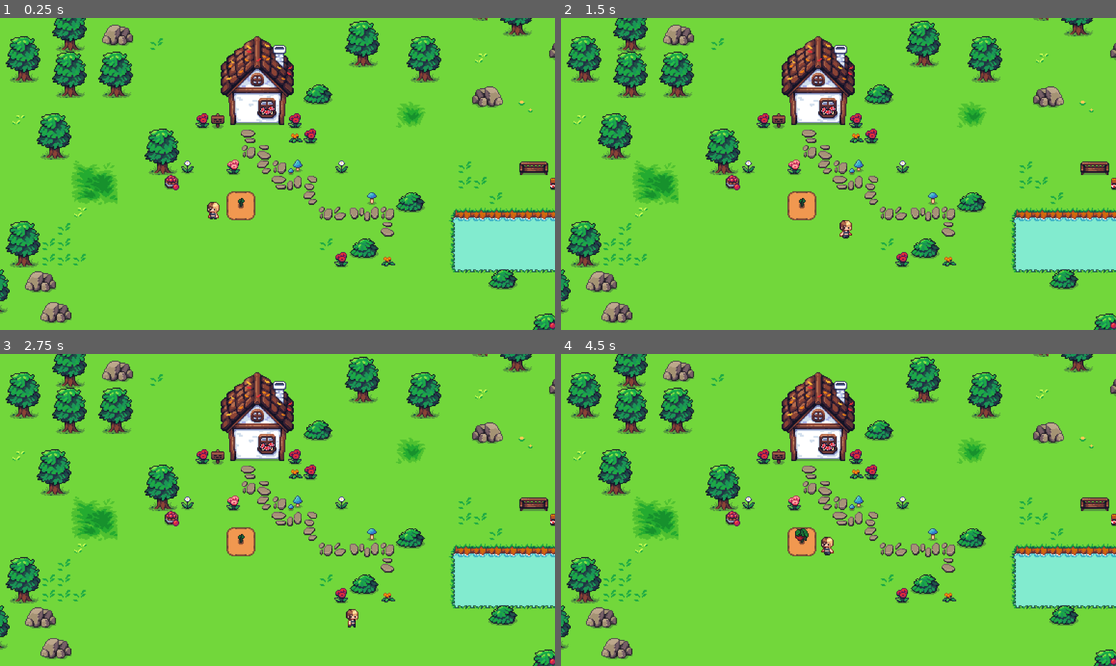
Above: before the commit, frames 1-4 (two rows, left to right).
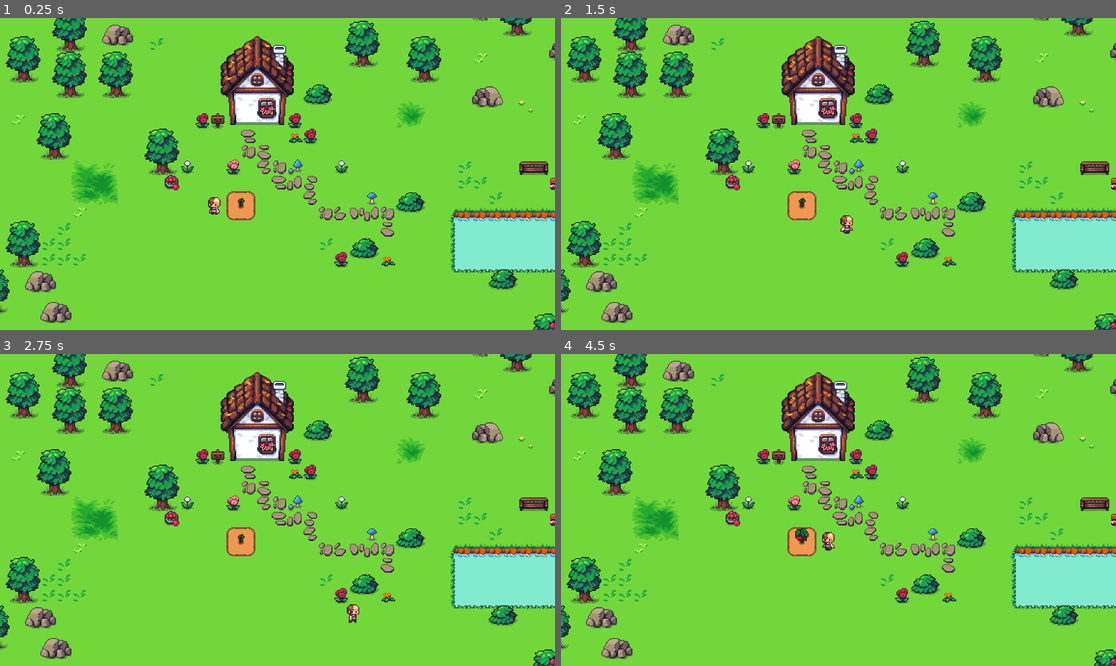
Above: after the commit, the same moments.

Repository: LightsOut366/projeto-fazendinha-LAJD
Game: Godot game, scene res://principal.tscn
Same seed, same stepped clock (60 frames per second), same inputs: the game is played once before the commit and once after it.
Inputs:
- Up to frame 1 (0.25 s): no input
- Up to frame 2 (1.5 s): tap Enter at 0.5 s; hold Right (Direita) 0.53-1.28 s; hold Down (Down) from 1.28 s (still down)
- Up to frame 3 (2.75 s): release Down (Down) at 2.03 s; hold Right (Direita) from 2.03 s (still down)
- Up to frame 4 (4.5 s): release Right (Direita) at 2.78 s; hold Up (UP) 2.78-3.53 s; hold Left (Esquerda) from 3.53 s (still down)

The runs differ from the first frame. In frame 1, 0.1% of the frame differs, in the area x 37-40%, y 57-65%; in frame 2, 0.1%; in frame 3, 0.1%; in frame 4, 0.2%, in the area x 46-50%, y 57-65%.

Commit message:
Adicionei Diagonais
mudei uma parte do codigo para adicionar diagonais

Diff:
--- a/fazendeira.gd
+++ b/fazendeira.gd
@@ -10,10 +10,10 @@
 	var direction = Input.get_vector("Esquerda", "Direita", "UP","Down")
 
 	if Input.is_action_pressed("Direita") || Input.is_action_pressed("Esquerda"):
-		direction.y=0
+		pass
 
 	elif Input.is_action_pressed("UP") || Input.is_action_pressed("Down"):
-		direction.x=0
+		pass
 
 	else:
 		direction = Vector2.ZERO
--- a/fazendeira.tscn
+++ b/fazendeira.tscn
@@ -164,14 +164,13 @@
 [sub_resource type="RectangleShape2D" id="RectangleShape2D_pyhwh"]
 size = Vector2(14, 19)
 
-[node name="Fazendeira" type="CharacterBody2D"]
+[node name="Fazendeira" type="CharacterBody2D" unique_id=132874714]
 script = ExtResource("1_mnb8e")
 
-[node name="AnimatedSprite2D" type="AnimatedSprite2D" parent="."]
+[node name="AnimatedSprite2D" type="AnimatedSprite2D" parent="." unique_id=921107600]
 sprite_frames = SubResource("SpriteFrames_26ehx")
-animation = &"andando_frente"
-frame_progress = 0.869765
+animation = &"parado"
 
-[node name="CollisionShape2D" type="CollisionShape2D" parent="."]
+[node name="CollisionShape2D" type="CollisionShape2D" parent="." unique_id=2070106716]
 position = Vector2(1, 1.5)
 shape = SubResource("RectangleShape2D_pyhwh")
--- a/principal.tscn
+++ b/principal.tscn
@@ -57,26 +57,26 @@
 [sub_resource type="RectangleShape2D" id="RectangleShape2D_jrnu8"]
 size = Vector2(14, 15)
 
-[node name="Principal" type="Node2D"]
+[node name="Principal" type="Node2D" unique_id=1553167698]
 
-[node name="Cenário_grama" parent="." instance=ExtResource("1_tr6oq")]
+[node name="Cenário_grama" parent="." unique_id=316417546 instance=ExtResource("1_tr6oq")]
 position = Vector2(-468, -240)
 
-[node name="Fazendeira" parent="." instance=ExtResource("2_m7tbw")]
-position = Vector2(-2, 19)
+[node name="Fazendeira" parent="." unique_id=1071126882 instance=ExtResource("2_m7tbw")]
+position = Vector2(-1, 14)
 
-[node name="Camera2D" type="Camera2D" parent="."]
+[node name="Camera2D" type="Camera2D" parent="." unique_id=607525721]
 position = Vector2(66, -17)
 zoom = Vector2(2, 2)
 
-[node name="Tomate" type="Area2D" parent="."]
+[node name="Tomate" type="Area2D" parent="." unique_id=1108814822]
 position = Vector2(28, 10)
 
-[node name="AnimatedSprite2D" type="AnimatedSprite2D" parent="Tomate"]
+[node name="AnimatedSprite2D" type="AnimatedSprite2D" parent="Tomate" unique_id=1018323991]
 sprite_frames = SubResource("SpriteFrames_yant3")
 animation = &"tomate"
 autoplay = "tomate"
 
-[node name="CollisionShape2D" type="CollisionShape2D" parent="Tomate"]
+[node name="CollisionShape2D" type="CollisionShape2D" parent="Tomate" unique_id=1950936756]
 position = Vector2(0, 1.5)
 shape = SubResource("RectangleShape2D_jrnu8")
--- a/project.godot
+++ b/project.godot
@@ -1,10 +1,22 @@
+; Engine configuration file.
+; It's best edited using the editor UI and not directly,
+; since the parameters that go here are not all obvious.
+;
+; Format:
+;   [section] ; section goes between []
+;   param=value ; assign values to parameters
+
 config_version=5
+
+[animation]
+
+compatibility/default_parent_skeleton_in_mesh_instance_3d=true
 
 [application]
 
 config/name="Fazendinha (4.6)"
 run/main_scene="res://principal.tscn"
-config/features=PackedStringArray("4.3", "GL Compatibility")
+config/features=PackedStringArray("4.6", "GL Compatibility")
 config/icon="res://icon.svg"
 
 [input]
Not shown, changed: Imagens/FarmingCrops16x16/Crop_Spritesheet.png.import
Not shown, changed: Imagens/Tiny Wonder Forest 1.0/Tiny Wonder Forest 1.0/characters/main character old/attack and die.png.import
Not shown, changed: Imagens/Tiny Wonder Forest 1.0/Tiny Wonder Forest 1.0/characters/main character old/cat kigurumi attack and die.png.import
Not shown, changed: Imagens/Tiny Wonder Forest 1.0/Tiny Wonder Forest 1.0/characters/main character old/cat kigurumi walk and idle.png.import
Not shown, changed: Imagens/Tiny Wonder Forest 1.0/Tiny Wonder Forest 1.0/characters/main character old/portrait cat kigurumi.png.import
Not shown, changed: Imagens/Tiny Wonder Forest 1.0/Tiny Wonder Forest 1.0/characters/main character old/portrait female.png.import
Not shown, changed: Imagens/Tiny Wonder Forest 1.0/Tiny Wonder Forest 1.0/characters/main character old/portrait male.png.import
Not shown, changed: Imagens/Tiny Wonder Forest 1.0/Tiny Wonder Forest 1.0/characters/main character old/portrait only cat kigurumi.png.import
Not shown, changed: Imagens/Tiny Wonder Forest 1.0/Tiny Wonder Forest 1.0/characters/main character old/sword.png.import
Not shown, changed: Imagens/Tiny Wonder Forest 1.0/Tiny Wonder Forest 1.0/characters/main character old/walk and idle.png.import
Not shown, changed: Imagens/Tiny Wonder Forest 1.0/Tiny Wonder Forest 1.0/characters/main character/attack and die.png.import
Not shown, changed: Imagens/Tiny Wonder Forest 1.0/Tiny Wonder Forest 1.0/characters/main character/cat kigurumi attack and die.png.import
(and 23 more such lines)
